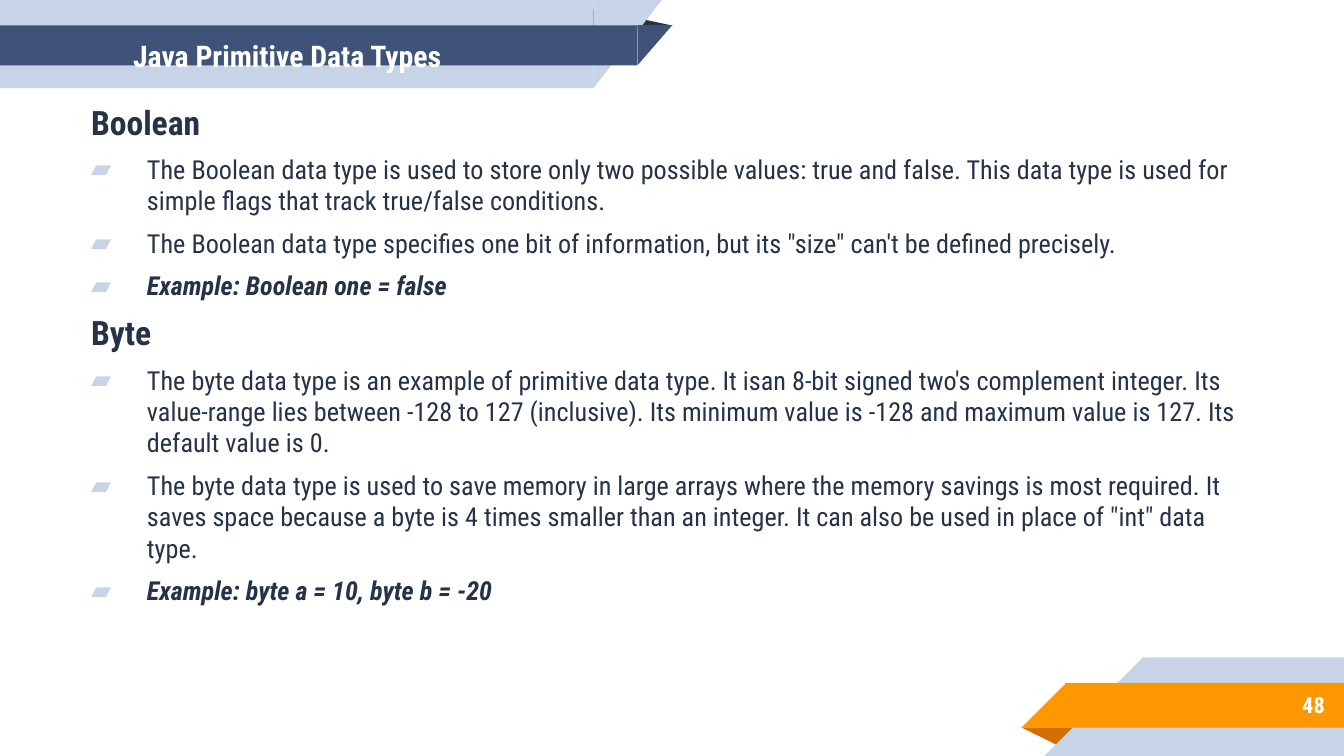
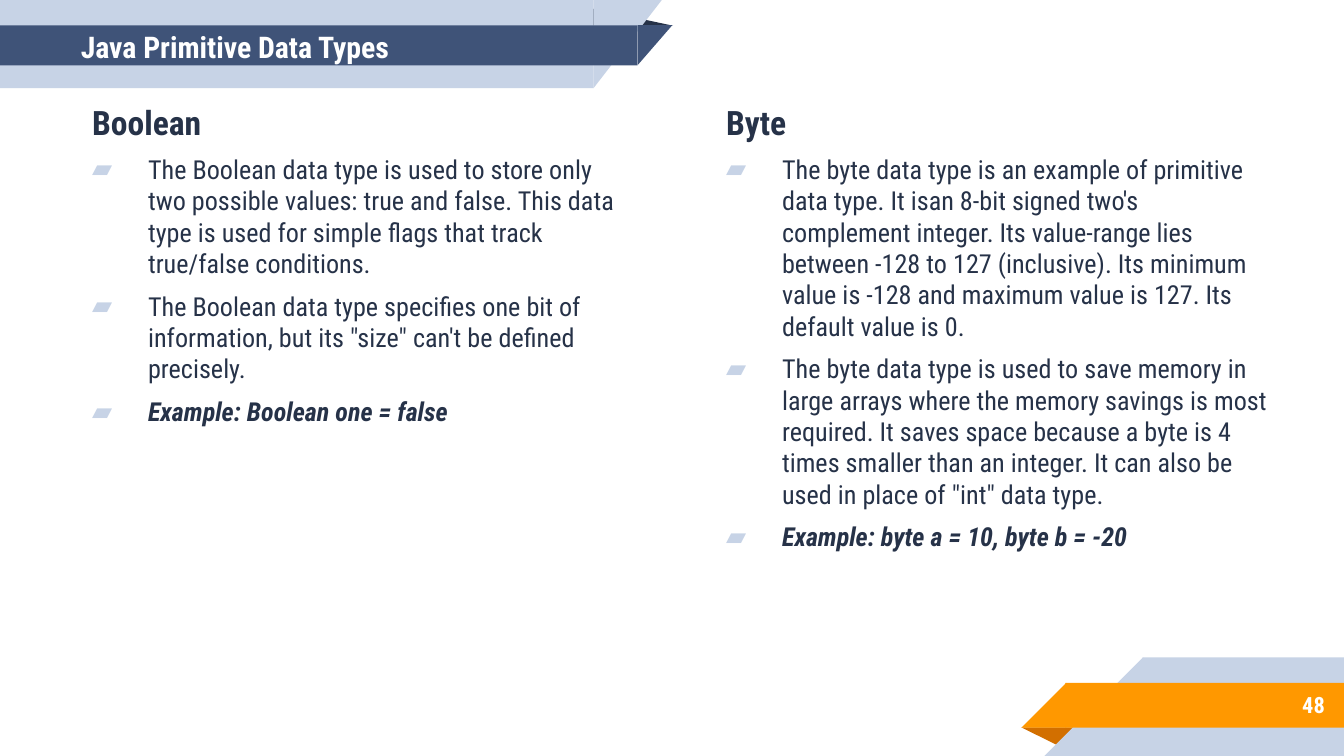
Before and after one commit to aronipurwanto/materi-xa, a slide deck: slide 48 of java/java-logic/Slide-Java-Logic-01.pptx. Drawn at 1344x756 pixels with LibreOffice and Linux fonts; fonts in the diff are those of the drawing. Boxes give left, top, right and bottom in pixels: in the first picture for what was removed or moved away, otherwise in the second. Text is boxed around its words. In the diff, an @@ line names an element or a change of style, - is before the commit and + after.

```diff
--- a/java/java-logic/Slide-Java-Logic-01.pptx
+++ b/java/java-logic/Slide-Java-Logic-01.pptx
@@ title "Java Primitive Data Types" rewrapped from (133,40,441,75) to (81,36,389,65) @@
@@ text added at (726,111,1266,552), 14 pt, text #263248 @@
+Byte
+▰ The byte data type is an example of primitive data type. It isan 8-bit signed two's complement integer. Its value-range lies between -128 to 127 (inclusive). Its minimum value is -128 and maximum value is 127. Its default value is 0.
+▰ The byte data type is used to save memory in large arrays where the memory savings is most required. It saves space because a byte is 4 times smaller than an integer. It can also be used in place of "int" data type.
+▰ Example: byte a = 10, byte b = -20
@@ text at (91,321,1234,606): paragraphs removed @@
-Byte
-▰ The byte data type is an example of primitive data type. It isan 8-bit signed two's complement integer. Its value-range lies between -128 to 127 (inclusive). Its minimum value is -128 and maximum value is 127. Its default value is 0.
-▰ The byte data type is used to save memory in large arrays where the memory savings is most required. It saves space because a byte is 4 times smaller than an integer. It can also be used in place of "int" data type.
-▰ Example: byte a = 10, byte b = -20
```
Also in this commit, not shown: 52 other slides changed, 24 slides added, 9 slides removed, 48 other files.
